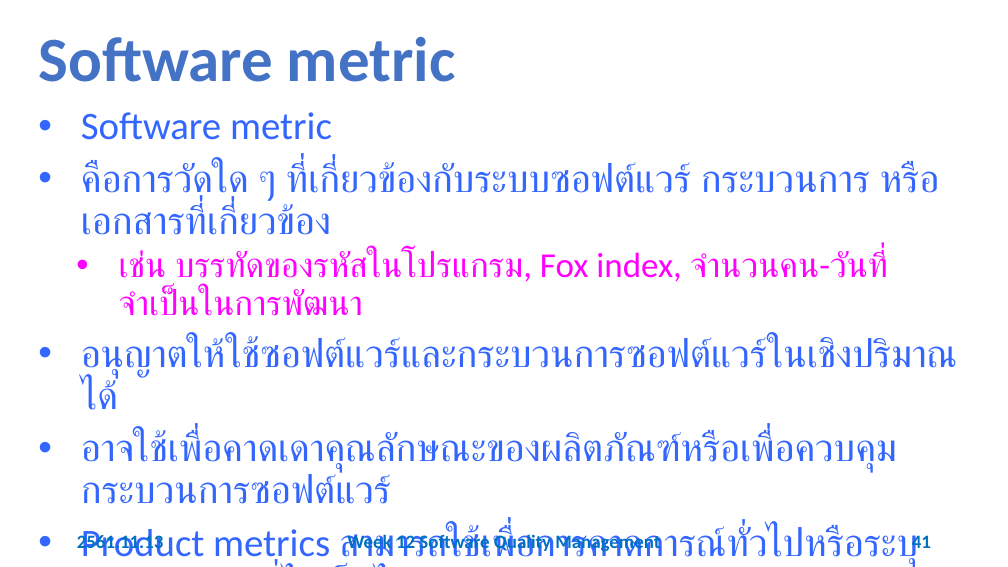
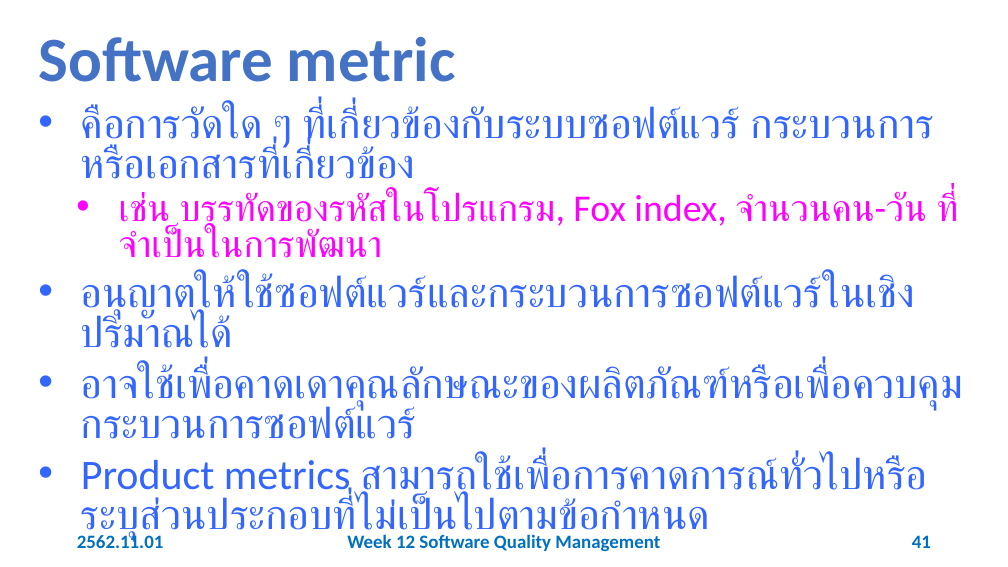
Before and after one commit to 03376806-software-engineering/Week-12-Software-Quality-Management, a slide deck: slide 41 of Slides/Week 12 Software Quality Management.pptx. Drawn at 1008x567 pixels with LibreOffice and Linux fonts; fonts in the diff are those of the drawing. Boxes give left, top, right and bottom in pixels: in the first picture for what was removed or moved away, otherwise in the second. Text is boxed around its words. In the diff, an @@ line names an element or a change of style, - is before the commit and + after.

```diff
--- a/Slides/Week 12 Software Quality Management.pptx
+++ b/Slides/Week 12 Software Quality Management.pptx
@@ text at (81,112,332,140): paragraph removed @@
-• Software metric
@@ text at (81,106,964,541): size 37 to 40 pt in "คือการวัดใด ๆ ที่เกี่ยวข้องกับระบบซอฟต์แวร์ กระบวนการ หรือเอ ...", "อนุญาตให้ใช้ซอฟต์แวร์และกระบวนการซอฟต์แวร์ในเชิงปริมาณได้", "อาจใช้เพื่อคาดเดาคุณลักษณะของผลิตภัณฑ์หรือเพื่อควบคุมกระบวนก ...", "Product metrics สามารถใช้เพื่อการคาดการณ์ทั่วไปหรือระบุส่วนป ..."; line spacing 0.9 to 0.8 @@
@@ text at (119,191,958,258): text changed; size 33.3 to 36 pt @@
-  • เช่น บรรทัดของรหัสในโปรแกรม, Fox index, จำนวนคน-วันที่จำเป็นในการพัฒนา
+  • เช่น บรรทัดของรหัสในโปรแกรม, Fox index, จำนวนคน-วัน ที่จำเป็นในการพัฒนา
@@ text at (77,532,164,548): text changed @@
-2561.11.13
+2562.11.01
```
Also in this commit, not shown: 53 other slides changed.
